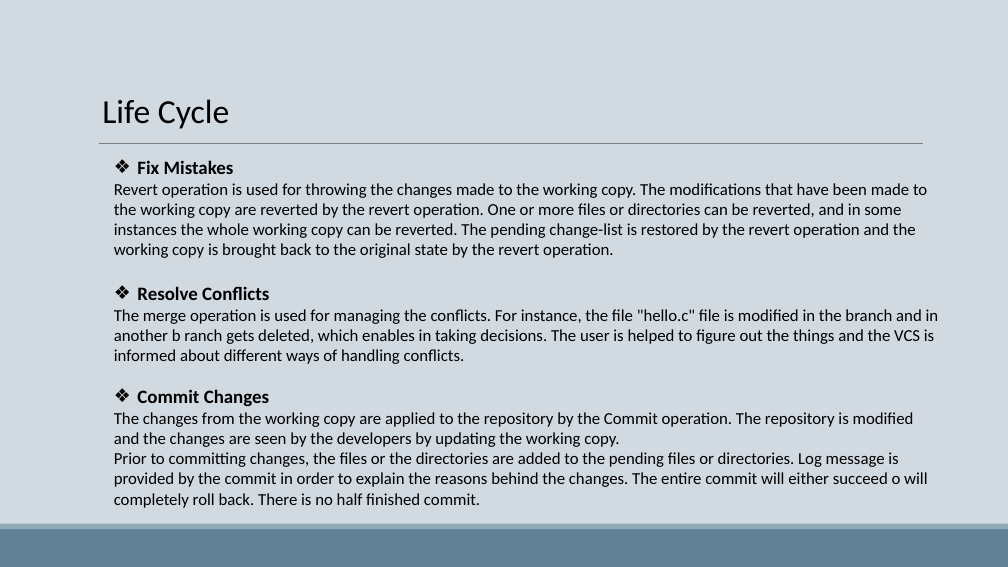
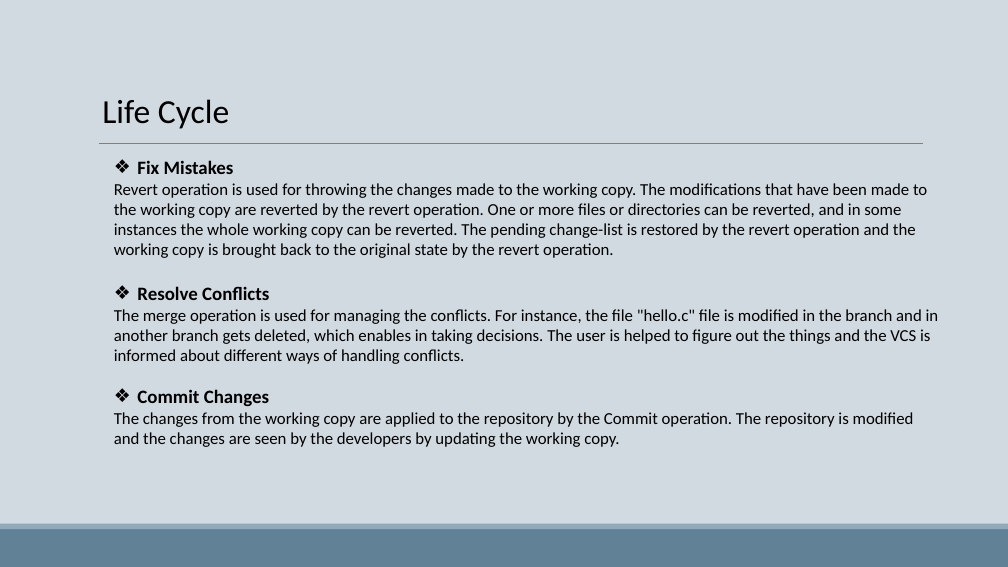
Before and after one commit to manarabdi1/Test-plan, a slide deck: slide 13 of Git VS SVN.pptm. Drawn at 1008x567 pixels with LibreOffice and Linux fonts; fonts in the diff are those of the drawing. Boxes give left, top, right and bottom in pixels: in the first picture for what was removed or moved away, otherwise in the second. Text is boxed around its words. In the diff, an @@ line names an element or a change of style, - is before the commit and + after.

```diff
--- a/Git VS SVN.pptm
+++ b/Git VS SVN.pptm
@@ text at (x1=114, y1=309, x2=939, y2=364): spaces changed @@
-The merge operation is used for managing the conflicts. For instance, the file "hello.c" file is modified in the branch and in another b ranch gets deleted, which enables in taking decisions. The user is helped to figure out the things and the VCS is informed about different ways of handling conflicts.
+The merge operation is used for managing the conflicts. For instance, the file "hello.c" file is modified in the branch and in another branch gets deleted, which enables in taking decisions. The user is helped to figure out the things and the VCS is informed about different ways of handling conflicts.
@@ text at (x1=114, y1=452, x2=927, y2=508): paragraph removed @@
-Prior to committing changes, the files or the directories are added to the pending files or directories. Log message is provided by the commit in order to explain the reasons behind the changes. The entire commit will either succeed o will completely roll back. There is no half finished commit.
```
Also in this commit, not shown: 5 other slides changed, 2 slides added, 1 slide removed, 1 other file.
